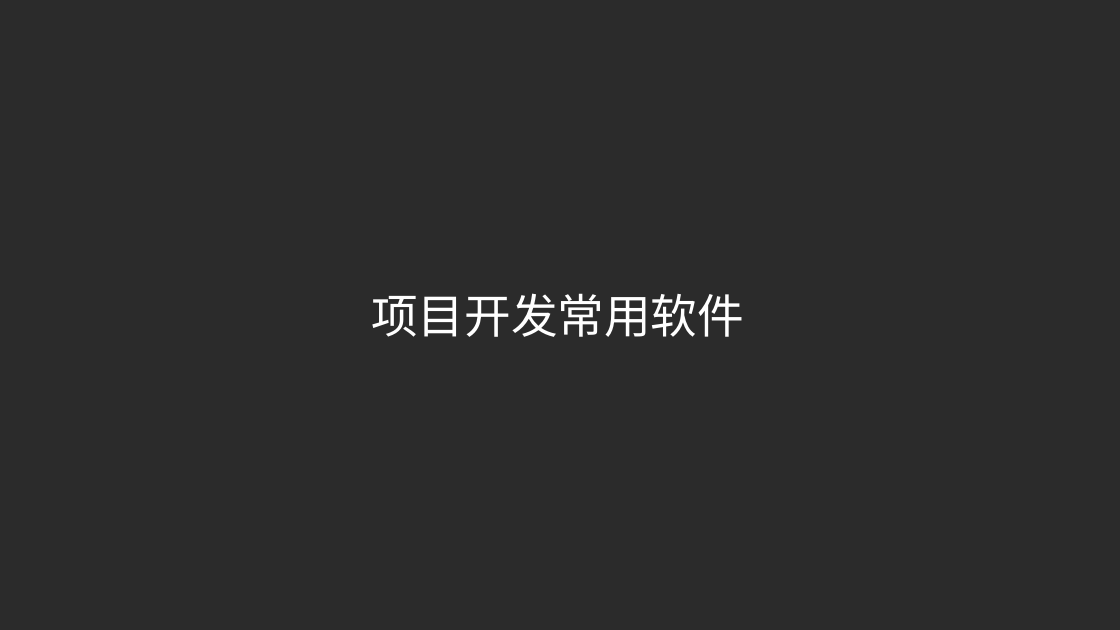
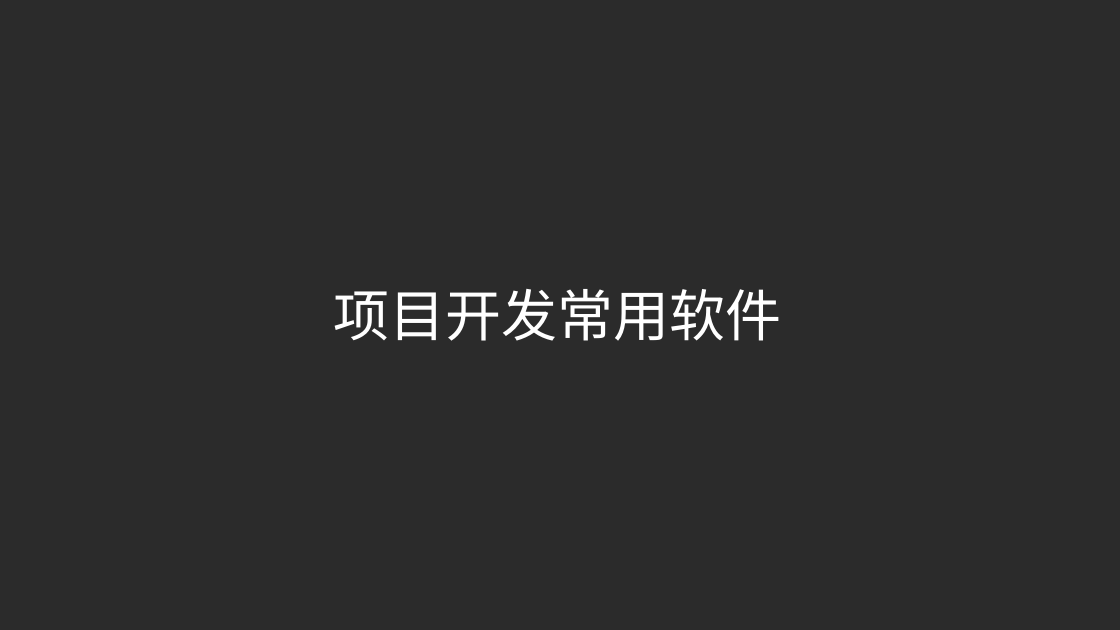
Before and after one commit to SiriYXR/SeniorCourse, a slide deck: slide 2 of doc/教学课件/拓展知识/项目开发常用软件.pptx. Drawn at 1120x630 pixels with LibreOffice and Linux fonts; fonts in the diff are those of the drawing; background and template pictures are left out; a plain dark background stands for a picture behind light text. Boxes give left, top, right and bottom in pixels: in the first picture for what was removed or moved away, otherwise in the second. Text is boxed around its words. In the diff, an @@ line names an element or a change of style, - is before the commit and + after.

```diff
--- a/doc/教学课件/拓展知识/项目开发常用软件.pptx
+++ b/doc/教学课件/拓展知识/项目开发常用软件.pptx
@@ text "项目开发常用软件": place and size @@
-text "项目开发常用软件" at [371,293,744,337]
+text "项目开发常用软件" at [334,289,782,341]
@@ text "项目开发常用软件" at [334,289,782,341]: size 40 to 48 pt, font Arial to Noto Sans CJK SC @@
```
Also in this commit, not shown: 7 other slides changed, 1 slide added, 1 other file.
